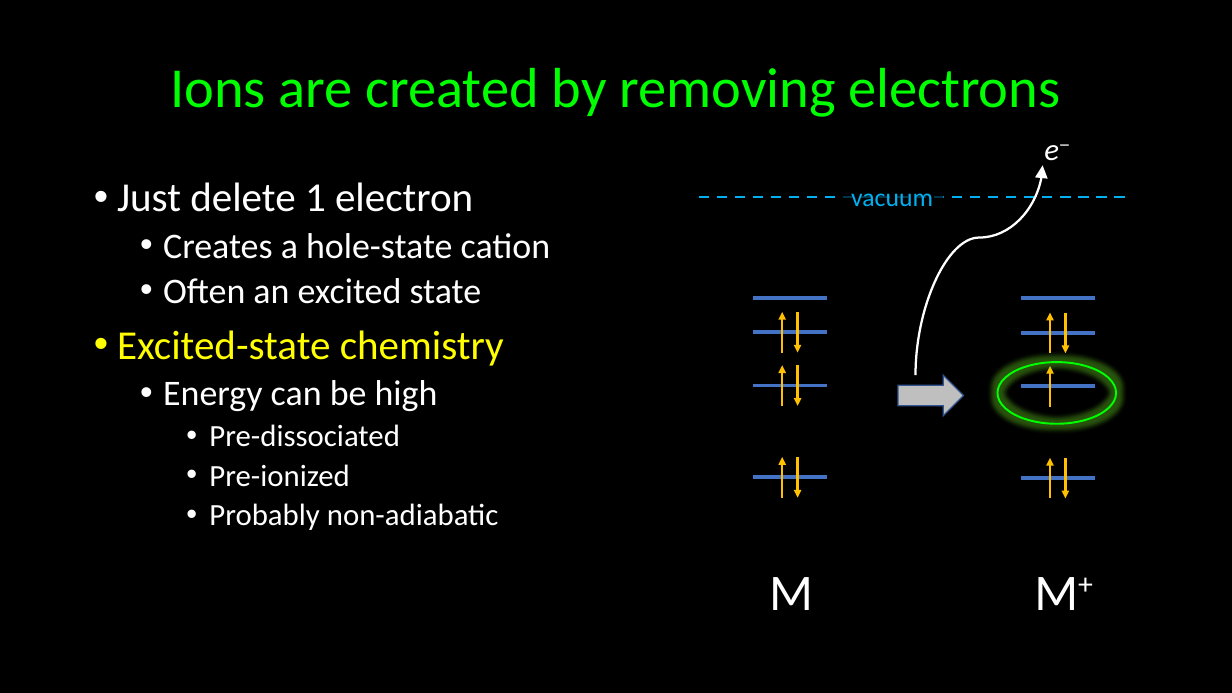
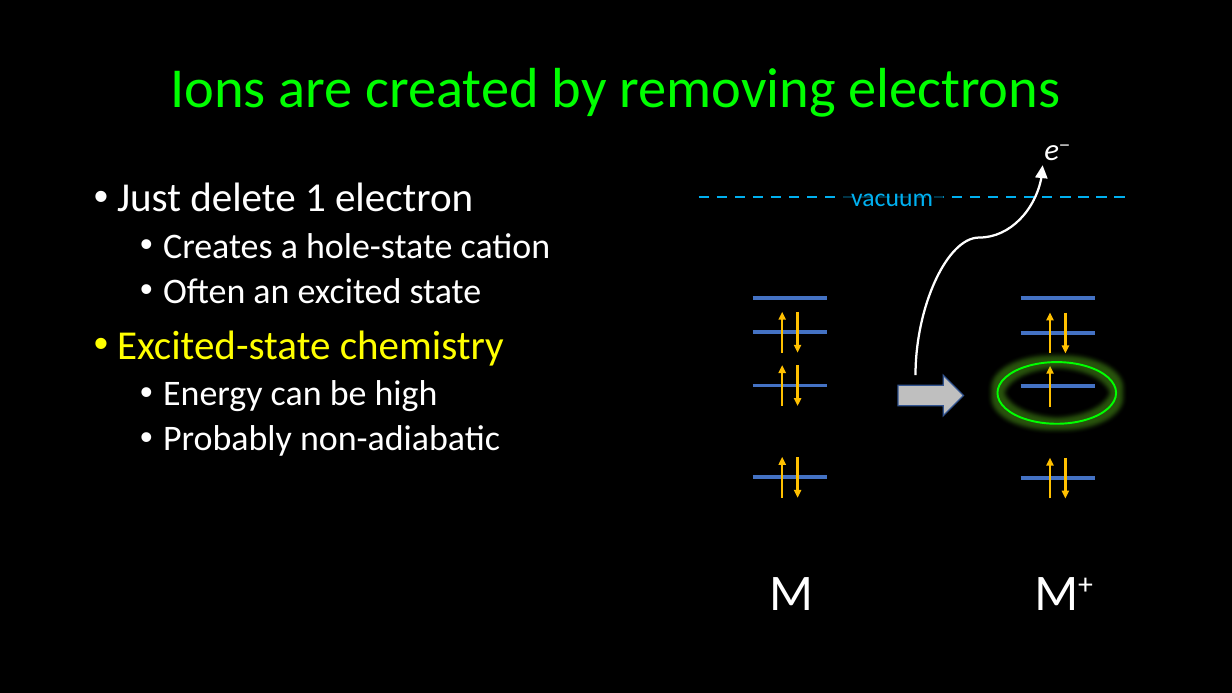
Before and after one commit to kkinist/ACS_Boston_2018, a slide deck: slide 14 of ACS_Boston_2018_Irikura.pptx. Drawn at 1232x693 pixels with LibreOffice and Linux fonts; fonts in the diff are those of the drawing. Boxes give left, top, right and bottom in pixels: in the first picture for what was removed or moved away, otherwise in the second. Text is boxed around its words. In the diff, an @@ line names an element or a change of style, - is before the commit and + after.

```diff
--- a/ACS_Boston_2018_Irikura.pptx
+++ b/ACS_Boston_2018_Irikura.pptx
@@ text at [163,425,500,456]: size 24 to 28 pt in "Probably non-adiabatic"; list level 3 to 2 in "Probably non-adiabatic" @@
@@ text at [209,424,400,487]: paragraphs removed @@
-    • Pre-dissociated
-    • Pre-ionized
```
Also in this commit, not shown: 8 other slides changed, 1 slide added, 1 other file.
